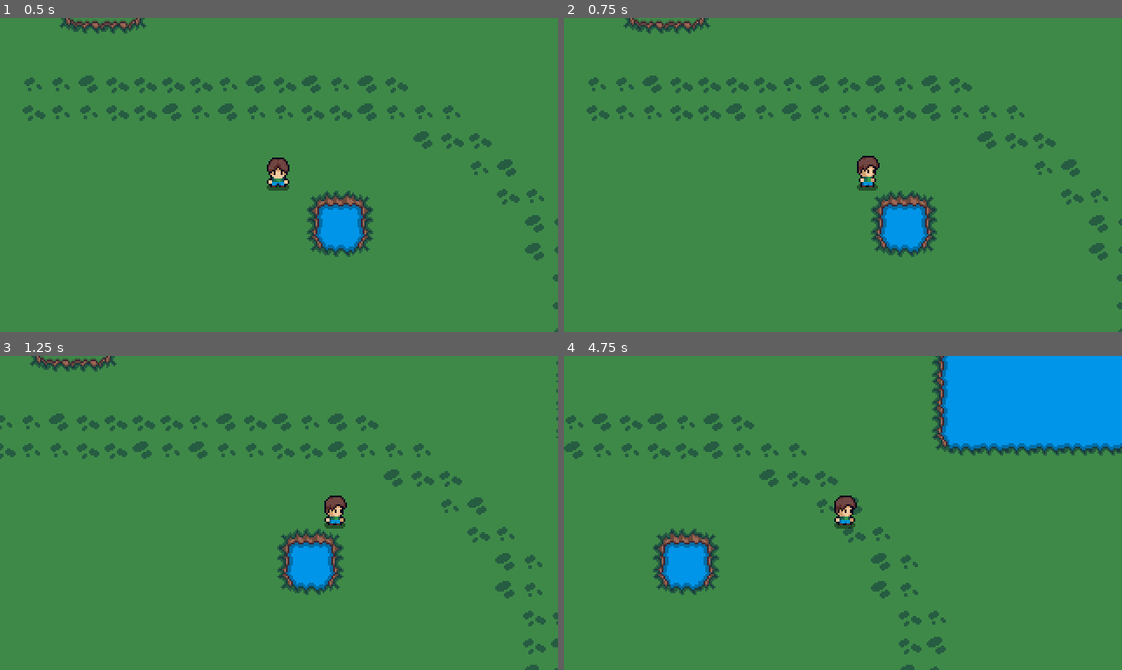
Above: before the commit, frames 1-4 (two rows, left to right).
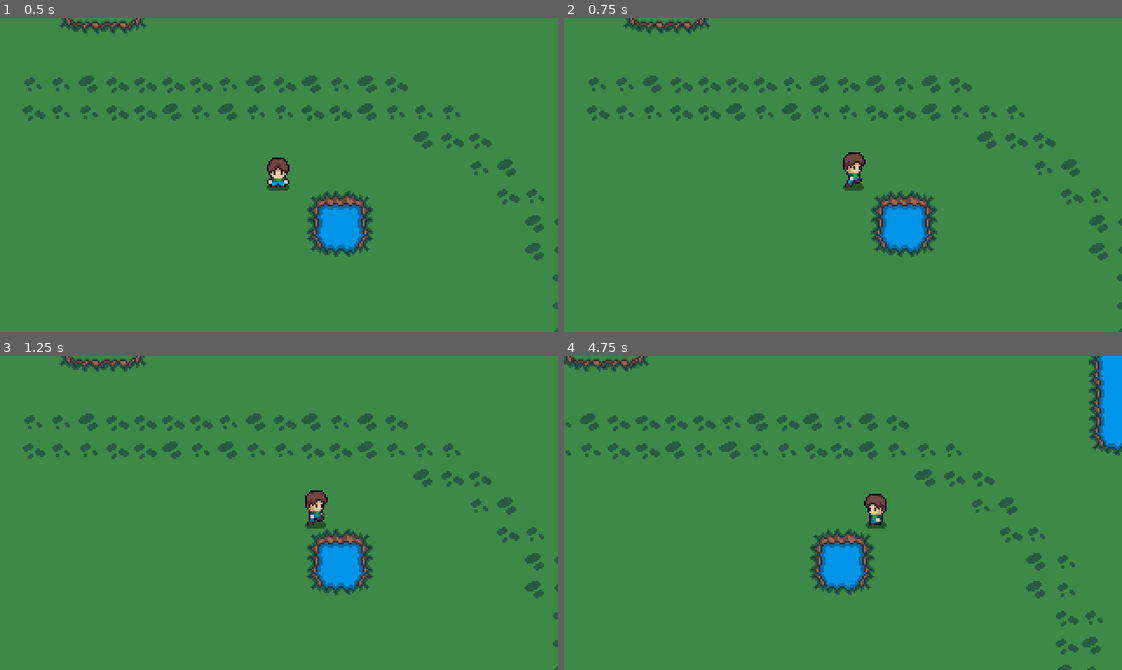
Above: after the commit, the same moments.

Repository: JoaoBatistaJr/FarmingWorld
Game: Godot game, scene res://scnes/level.tscn
Same seed, same stepped clock (60 frames per second), same inputs: the game is played once before the commit and once after it.
Inputs:
- Up to frame 1 (0.5 s): no input
- Up to frame 2 (0.75 s): tap Enter (ui_accept) at 0.5, 0.6 s; hold Right (ui_right) from 0.53 s (still down)
- Up to frame 3 (1.25 s): keep holding Right (ui_right); tap Enter (ui_accept) at 0.77, 1.07 s
- Up to frame 4 (4.75 s): tap Enter (ui_accept) at 1.35, 1.52, 1.82, 2.1, 2.85, 3.02, 3.32, 3.6, 3.77, 4.07, 4.35, 4.52 s; release Right (ui_right) at 2.03 s; hold Left (ui_left) 2.03-2.78 s; hold Right (ui_right) 2.78-4.28 s; hold Left (ui_left) from 4.28 s (still down)

Frame 1 is identical in both runs. In frame 2, 0.6% of the frame differs, in the area x 50-57%, y 42-55%; in frame 3, 7.3%; in frame 4, 20%, in the area x 0-100%, y 0-100%.

Commit message:
feat: adicionado a logica de movimentação ao Player

Diff:
--- a/scripts/player.gd
+++ b/scripts/player.gd
@@ -1,28 +1,56 @@
 extends CharacterBody2D
 
+const SPEED = 30.0
+@onready var sprite = $AnimatedSprite2D
 
-const SPEED = 70.0
-const JUMP_VELOCITY = -400.0
-
+var last_direction = Vector2.ZERO  # Armazena a última direção do jogador
 
 func _physics_process(_delta: float) -> void:
-	# Add the gravity.
-	if not is_on_floor():
-		pass
-		#velocity += get_gravity() * delta
+	var direction = Vector2.ZERO  # Direção do movimento
 
-	# Handle jump.
-	#if Input.is_action_just_pressed("ui_accept") and is_on_floor():
-		#velocity.y = JUMP_VELOCITY
+	# Captura os inputs de movimento
+	if Input.is_action_pressed("ui_right"):
+		direction.x += 1
+	if Input.is_action_pressed("ui_left"):
+		direction.x -= 1
+	if Input.is_action_pressed("ui_down"):
+		direction.y += 1
+	if Input.is_action_pressed("ui_up"):
+		direction.y -= 1
 
-	# Get the input direction and handle the movement/deceleration.
-	# As good practice, you should replace UI actions with custom gameplay actions.
-	var direction := Input.get_axis("ui_left", "ui_right")
-	if direction:
-		$AnimatedSprite2D.play("idle_left")
-		velocity.x = direction * SPEED
+	# Se houver movimento, atualiza a última direção válida
+	if direction != Vector2.ZERO:
+		last_direction = direction.normalized()
+		velocity = direction * SPEED
+		play_run_animation(direction)
 	else:
-		$AnimatedSprite2D.play("idle_front")
-		velocity.x = move_toward(velocity.x, 0, SPEED)
+		velocity = Vector2.ZERO  # Isso faz com que o personagem pare
+		play_idle_animation()
 
 	move_and_slide()
+
+# Função para animação de idle com base na direção do movimento
+func play_idle_animation():
+	if last_direction.y > 0:
+		sprite.play("idle_front")
+	elif last_direction.y < 0:
+		sprite.play("idle_back")
+	elif last_direction.x < 0:
+		sprite.flip_h = true
+		sprite.play("idle_left")
+	elif last_direction.x > 0:
+		sprite.flip_h = false
+		sprite.play("idle_left")
+
+# Função para animação de movimento (run)
+func play_run_animation(direction):
+	if direction.y > 0:
+		sprite.play("run_front")
+	elif direction.y < 0:
+		sprite.play("run_back")
+	elif direction.x < 0:
+		sprite.flip_h = true
+		sprite.play("run_left")
+	elif direction.x > 0:
+		sprite.flip_h = false
+		sprite.play("run_left")
